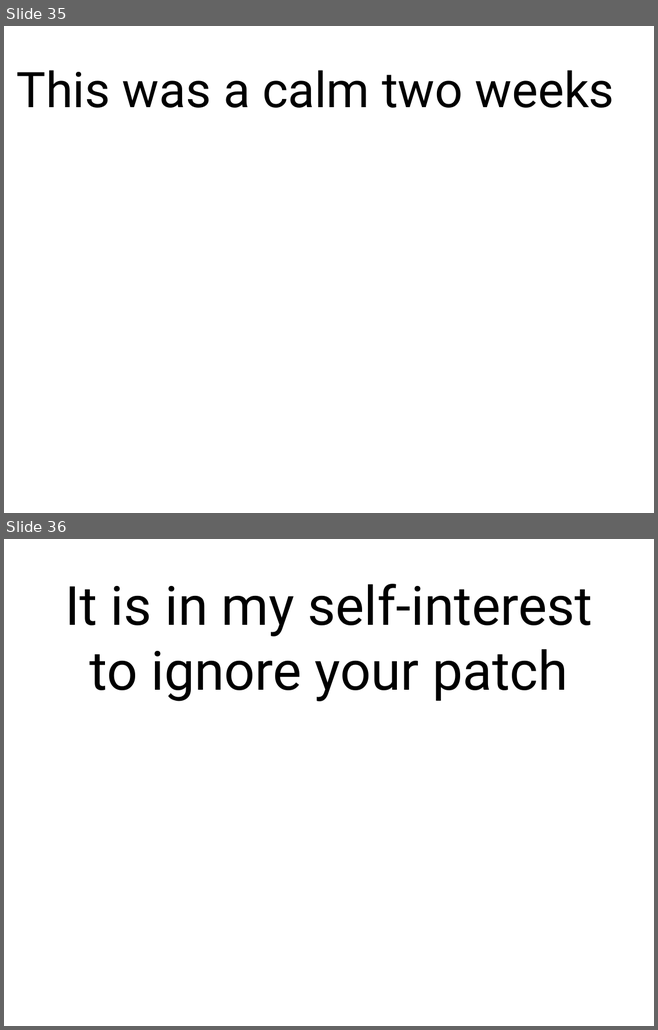
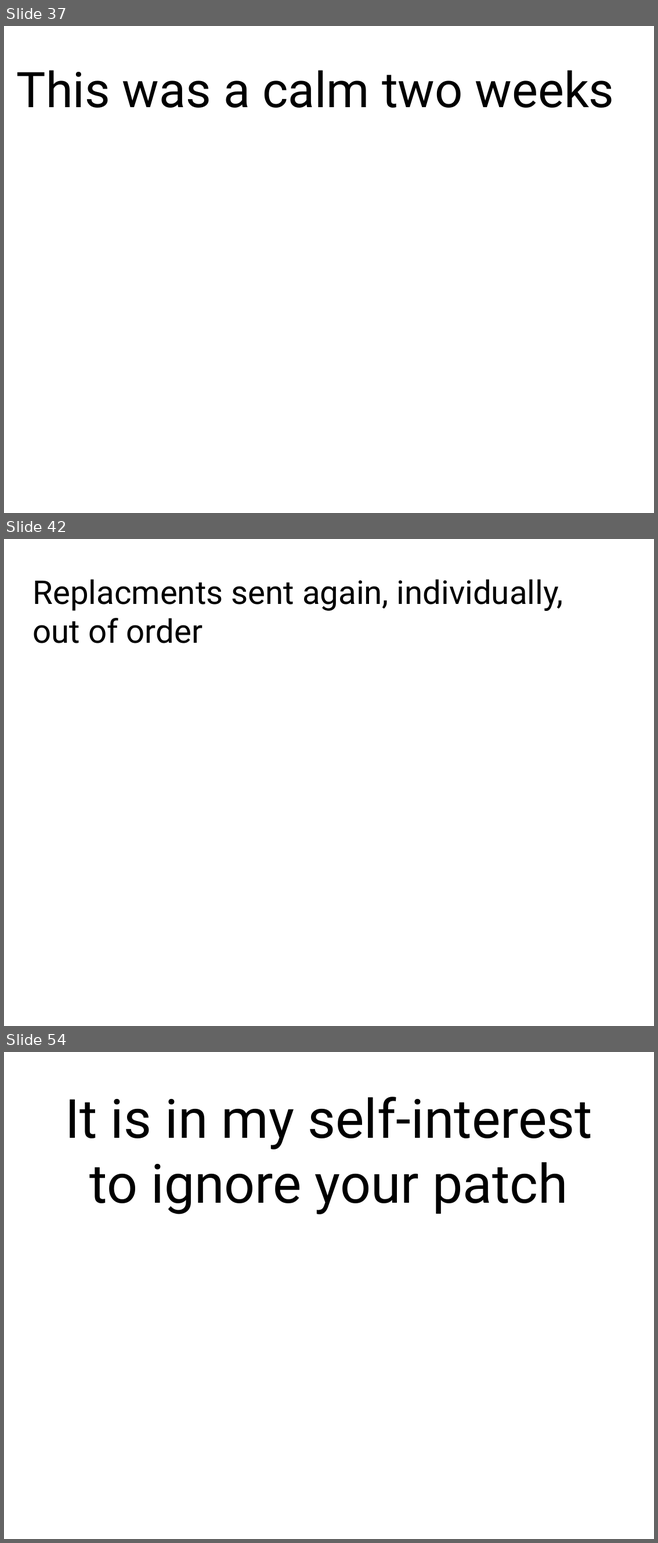
Before and after one commit to gregkh/presentation-linux-maintainer, a slide deck: maintainer.odp. Shown one above the other, each under a label of ours: slides 35 and 36 before the commit, slides 37, 42 and 54 after it; the slides between them are not shown. The pictures are 658x1030 and 658x1543 pixels, drawn with LibreOffice and Linux fonts; fonts in the diff are those of the drawing. Boxes give left, top, right and bottom in pixels: in the first picture for what was removed or moved away, otherwise in the second. Text is boxed around its words. In the diff, an @@ line names an element or a change of style, - is before the commit and + after.

```diff
--- a/maintainer.odp
+++ b/maintainer.odp
@@ slide 42 added at (4,539,654,1026), background #FFFFFF @@
@@ text added at (32,579,563,643), 40 pt, text #000000 @@
+Replacments sent again, individually,
+out of order
@@ what was slide 35 is now slide 37 @@
@@ what was slide 36 is now slide 54 @@
```
Also in this commit, not shown: 2 slides changed, 16 other slides added, 1 other file.
